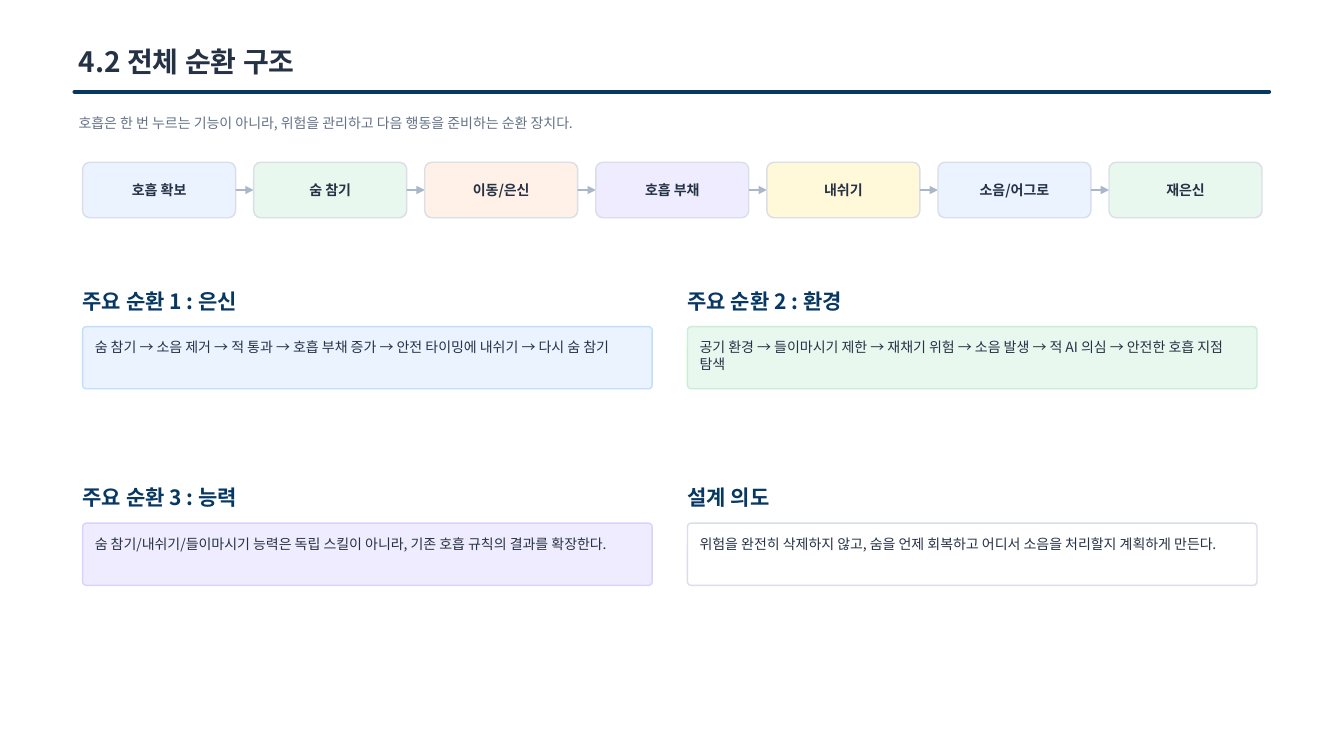
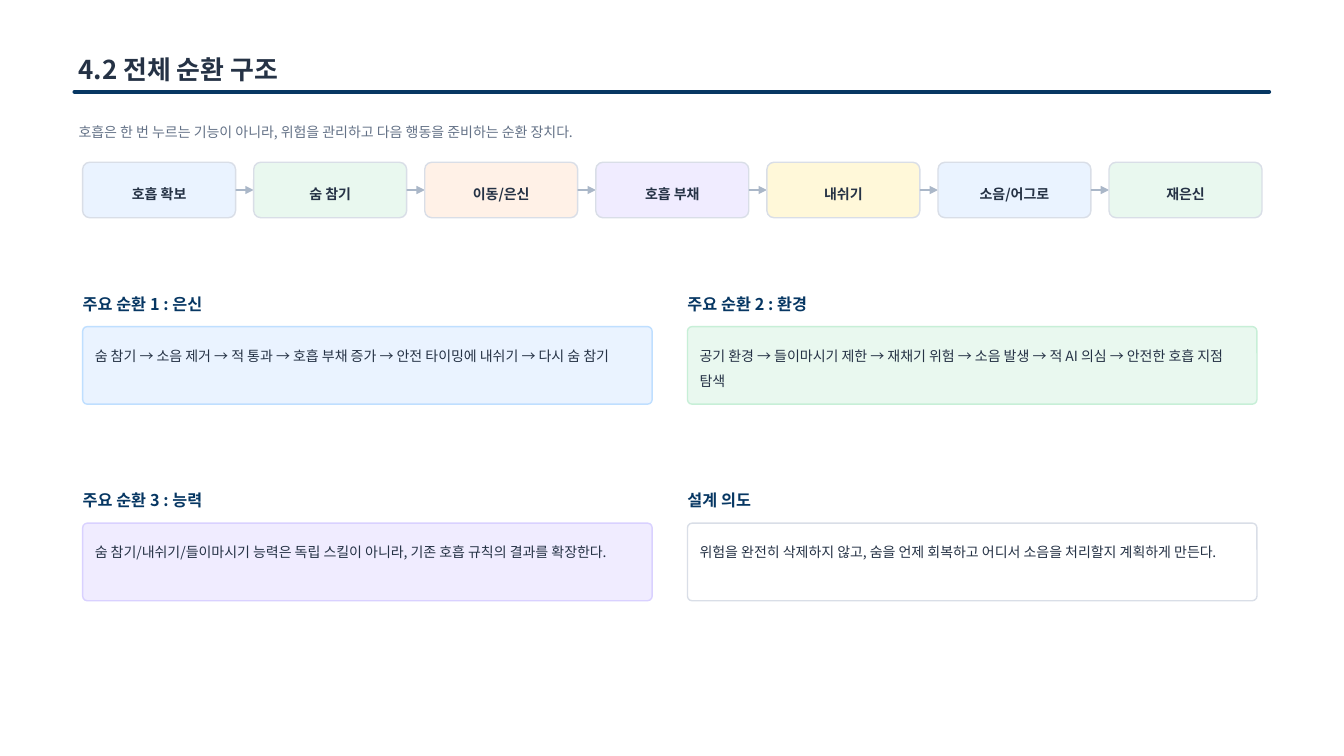
Before and after one commit to ysooj/Gihoek_8, a slide deck: slide 8 of 호흡 시스템 문서.pptx (slide 6 before the commit). Drawn at 1344x756 pixels with LibreOffice and Linux fonts; fonts in the diff are those of the drawing. Boxes give left, top, right and bottom in pixels: in the first picture for what was removed or moved away, otherwise in the second. Text is boxed around its words. In the diff, an @@ line names an element or a change of style, - is before the commit and + after.

```diff
--- a/호흡 시스템 문서.pptx
+++ b/호흡 시스템 문서.pptx
@@ text "4.2 전체 순환 구조" at [79,57,278,82]: size 20 to 18.5 pt; line spacing 1 to 1.3 @@
@@ rounded rectangle: place and size @@
-rounded rectangle at [83,327,652,389]
+rounded rectangle at [83,327,652,404]
@@ rounded rectangle: place and size @@
-rounded rectangle at [688,327,1257,389]
+rounded rectangle at [688,327,1257,404]
@@ size 15 to 11.6 pt; line spacing 1 to 1.3 in 4 elements at [83,296,202,312], [687,296,807,312], [83,492,202,508], [687,492,751,508] @@
@@ rounded rectangle: place and size @@
-rounded rectangle at [83,523,652,586]
+rounded rectangle at [83,523,652,601]
@@ rounded rectangle: place and size @@
-rounded rectangle at [688,523,1257,586]
+rounded rectangle at [688,523,1257,601]
@@ line spacing 1 to 1.5 in 12 elements at [79,125,573,139], [83,162,236,218], [254,162,407,218], [424,162,578,218], [596,162,749,218], [767,162,921,218], [939,162,1092,218], [1109,162,1262,218], [95,349,609,362], [700,349,1223,387], [95,545,606,560], [700,545,1216,560] @@
```
Also in this commit, not shown: 4 other slides changed, 2 slides added, 4 other files.
